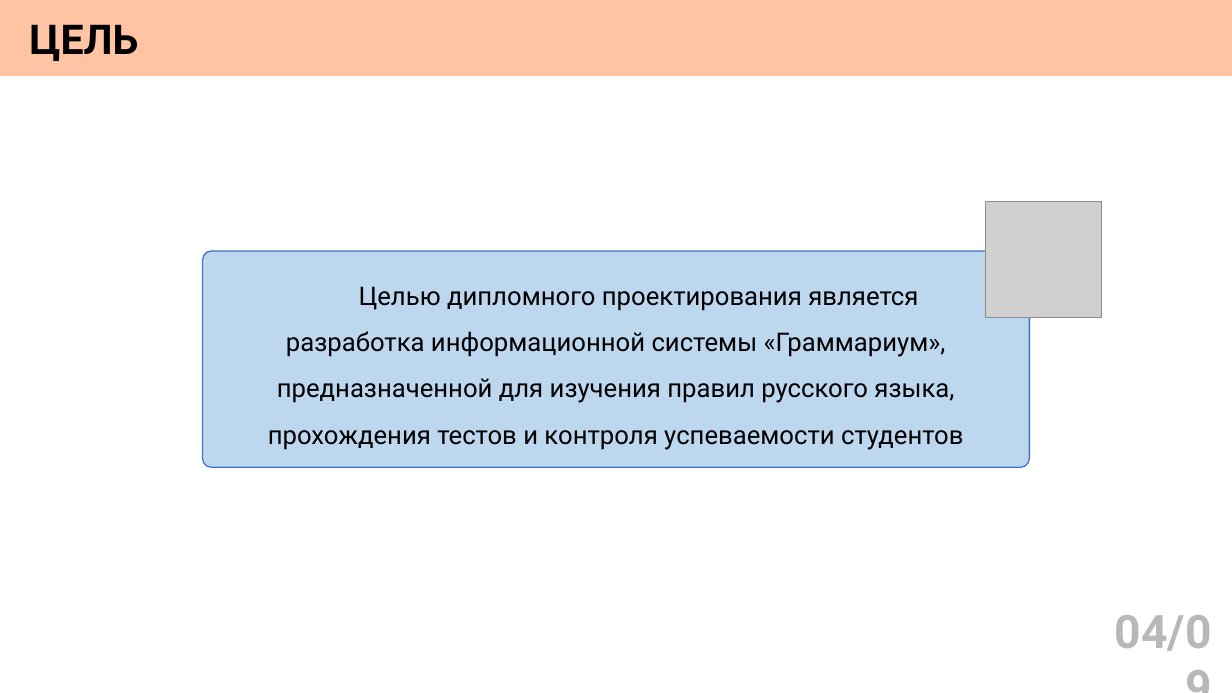
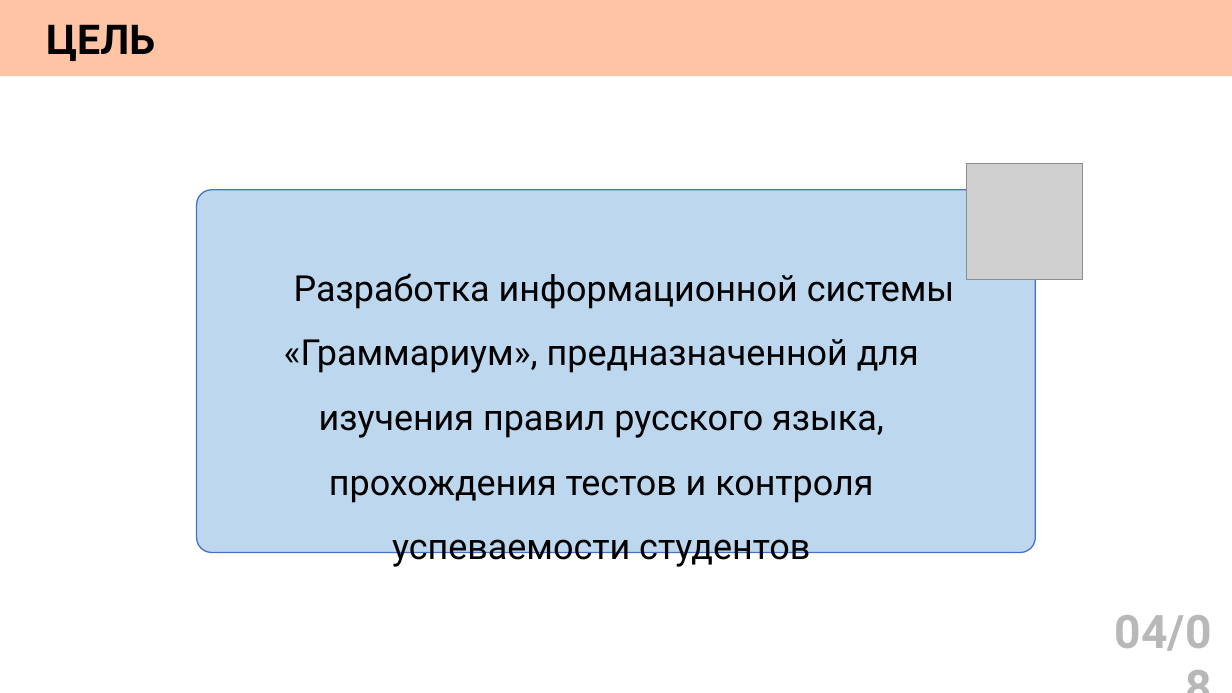
Before and after one commit to AngelGrinota/presentation, a slide deck: slide 4 of презентация.pptx. Drawn at 1232x693 pixels with LibreOffice and Linux fonts; fonts in the diff are those of the drawing; grey boxes stand for pictures. Boxes give left, top, right and bottom in pixels: in the first picture for what was removed or moved away, otherwise in the second. Text is boxed around its words. In the diff, an @@ line names an element or a change of style, - is before the commit and + after.

```diff
--- a/презентация.pptx
+++ b/презентация.pptx
@@ text "ЦЕЛЬ": place and size @@
-text "ЦЕЛЬ" at (29,24,138,61)
+text "ЦЕЛЬ" at (46,24,155,61)
@@ picture: place and size @@
-picture at (986,202,1103,319)
+picture at (967,164,1083,280)
@@ rounded rectangle: place and size @@
-rounded rectangle at (202,251,1030,468)
+rounded rectangle at (197,189,1036,553)
@@ text at (284,273,955,568): text changed; size 20 to 28 pt @@
-Целью дипломного проектирования является разработка информационной системы «Граммариум», предназначенной для изучения правил русского языка, прохождения тестов и контроля успеваемости студентов
+Разработка информационной системы «Граммариум», предназначенной для изучения правил русского языка, прохождения тестов и контроля успеваемости студентов
```
Also in this commit, not shown: 8 other slides changed, 1 other file.
